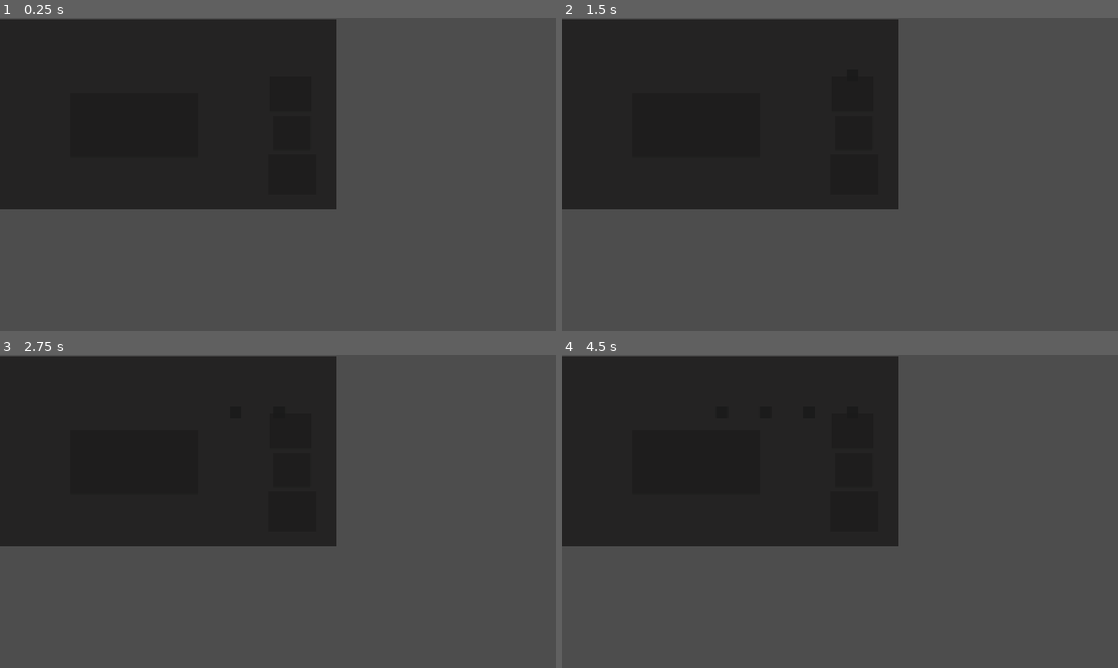
Above: before the commit, frames 1-4 (two rows, left to right).
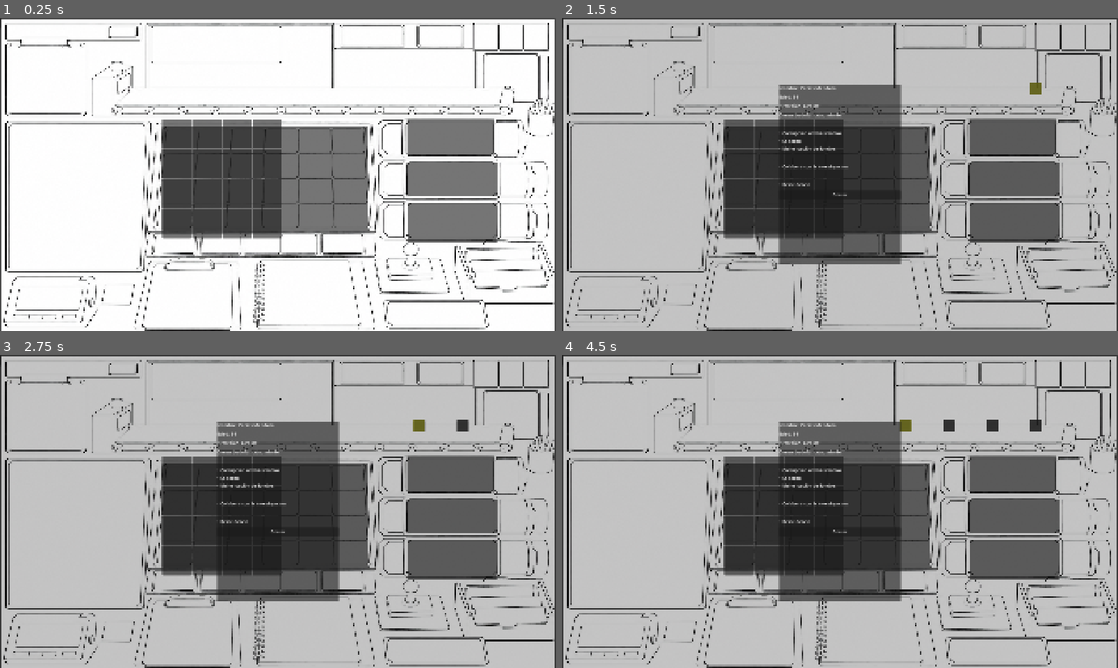
Above: after the commit, the same moments.

Repository: Josedecald/Logistica
Game: Godot game, scene res://scenes/game/Game.tscn
Same seed, same stepped clock (60 frames per second), same inputs: the game is played once before the commit and once after it. This scene is started directly instead of the project's main scene.
Inputs (mouse positions are in pixels of both pictures, inside the frame that each line leads up to; where the layout moved, square brackets give the same spot in the first picture):
- Up to frame 1 (0.25 s): no input
- Up to frame 2 (1.5 s): tap Enter at 0.5 s; drag from (851, 93) to (895, 105) at 0.52 s; click (1045, 89) [862, 74] at 1.25 s
- Up to frame 3 (2.75 s): click (311, 411) at 2.02 s
- Up to frame 4 (4.5 s): click (840, 411) at 2.77 s; click (806, 411) at 3.52 s; click (778, 411) at 4.27 s

The runs differ from the first frame. In frame 1, 95% of the frame differs, in the area x 0-100%, y 0-100%; in frame 2, 80%; in frame 3, 80%; in frame 4, 80%.

Commit message:
Se agrega tablero y sistema de drag & drop en tablero y puertas

Diff:
--- a/Scripts/objects/conveyor.gd
+++ b/Scripts/objects/conveyor.gd
@@ -44,6 +44,15 @@
 		add_child(new_container)
 		conveyor_queue.append(new_container)
 		new_container.position = spawn_point.position
+		var test_file := CaseFile.new()
+		test_file.nombre = "Carlos Mendoza"
+		test_file.edad = 54
+		test_file.profesion = "Alcalde"
+		test_file.causa_defuncion = "Infarto"
+		test_file.incidentes = ["Corrupción administrativa", "Soborno", "Malversación de fondos"]
+		test_file.atenuantes = ["Colaboró con la investigación"]
+		test_file.agravantes = ["Reincidencia"]
+		new_container.case_file = test_file
 		container_created.emit(new_container)
 
 func can_spawn_container() -> bool:
--- a/Scripts/objects/gate.gd
+++ b/Scripts/objects/gate.gd
@@ -5,14 +5,17 @@
 
 @export var destino: Destino = Destino.CIELO
 
-signal gate_clicked(destino: Destino, gate: Gate)
+signal container_drop_requested(container: SoulContainer, gate: Gate)
 
-func _gui_input(event: InputEvent) -> void:
-	if event is InputEventMouseButton and event.pressed and event.button_index == MOUSE_BUTTON_LEFT:
-		gate_clicked.emit(destino, self)
+func _can_drop_data(_at_position: Vector2, data) -> bool:
+	return data is SoulContainer
+
+func _drop_data(_at_position: Vector2, data) -> void:
+	container_drop_requested.emit(data, self)
 
 func receive_container(container: SoulContainer) -> void:
 	var tween := create_tween()
 	tween.tween_property(container, "modulate:a", 0.0, 0.2)
-	tween.parallel().tween_property(container, "scale", Vector2(0.3, 0.3), 0.2)
+	tween.parallel().tween_property(container, "scale", Vector2(0.3, 0.3), 0.2)\
+		.set_trans(Tween.TRANS_BACK).set_ease(Tween.EASE_IN)
 	tween.finished.connect(container.queue_free)
--- a/Scripts/objects/soul_container.gd
+++ b/Scripts/objects/soul_container.gd
@@ -7,6 +7,8 @@
 var container_id := ""
 var state
 var is_selected := false
+
+var current_cell: StorageCell = null
 
 @onready var state_overlay: ColorRect = $StateOverlay
 
@@ -22,3 +24,9 @@
 	is_selected = value
 	state_overlay.visible = is_selected
 	state_overlay.color = Color(1, 1, 0, 0.35)
+
+func _get_drag_data(_at_position: Vector2):
+	var preview := duplicate() as Control
+	preview.modulate.a = 0.6
+	set_drag_preview(preview)
+	return self
--- /dev/null
+++ b/Scripts/objects/storage.gd
@@ -0,0 +1,14 @@
+extends Panel
+class_name Storage
+
+@export var columns := 4
+@export var rows := 4
+@export var storage_cell_scene: PackedScene
+
+@onready var grid: GridContainer = $GridContainer
+
+func _ready() -> void:
+	grid.columns = columns
+	for i in columns * rows:
+		var cell := storage_cell_scene.instantiate() as StorageCell
+		grid.add_child(cell)
--- /dev/null
+++ b/Scripts/objects/storage_cell.gd
@@ -0,0 +1,21 @@
+extends Panel
+class_name StorageCell
+
+signal container_drop_requested(container: SoulContainer, cell: StorageCell)
+
+var current_item: SoulContainer = null
+
+func _can_drop_data(_at_position: Vector2, data) -> bool:
+	return data is SoulContainer and current_item == null
+
+func _drop_data(_at_position: Vector2, data) -> void:
+	container_drop_requested.emit(data, self)
+
+func place_container(container: SoulContainer) -> void:
+	current_item = container
+	container.current_cell = self
+	container.reparent(self)
+	container.position = (size - container.size) / 2.0
+
+func vacate() -> void:
+	current_item = null
--- a/Scripts/systems/game.gd
+++ b/Scripts/systems/game.gd
@@ -5,14 +5,19 @@
 @onready var conveyor: Conveyor = $World/Conveyor
 @onready var gates: Control = $World/Gates
 @onready var windows: Control = $Windows
+@onready var storage: Storage = $World/Storage
 
 var case_file_window: CaseFileWindow
 
 func _ready() -> void:
 	for gate in gates.get_children():
 		if gate is Gate:
-			gate.gate_clicked.connect(_on_gate_clicked)
+			gate.container_drop_requested.connect(_on_gate_drop_requested)
 	conveyor.container_created.connect(_register_container)
+
+	for cell in storage.grid.get_children():
+		if cell is StorageCell:
+			cell.container_drop_requested.connect(_on_storage_drop_requested)
 
 	var case_file_window_scene := preload("res://scenes/ui/case_file_window.tscn")
 	case_file_window = case_file_window_scene.instantiate()
@@ -31,10 +36,18 @@
 	else:
 		selected_container = null
 
-func _on_gate_clicked(destino: Gate.Destino, gate: Gate) -> void:
-	if selected_container == null:
-		return
-	conveyor.remove_container(selected_container)
-	gate.receive_container(selected_container)
+func _on_gate_drop_requested(container: SoulContainer, gate: Gate) -> void:
+	if container.current_cell:
+		container.current_cell.vacate()
+	else:
+		conveyor.remove_container(container)
+
 	case_file_window.visible = false
-	selected_container = null
+	gate.receive_container(container)
+
+func _on_storage_drop_requested(container: SoulContainer, cell: StorageCell) -> void:
+	if container.current_cell:
+		container.current_cell.vacate()
+	else:
+		conveyor.remove_container(container)
+	cell.place_container(container)
--- a/scenes/game/Game.tscn
+++ b/scenes/game/Game.tscn
@@ -3,61 +3,111 @@
 [ext_resource type="Script" uid="uid://c1rhsd15x6fd7" path="res://Scripts/systems/game.gd" id="1_7qcb4"]
 [ext_resource type="PackedScene" uid="uid://d05ijpvodng2f" path="res://scenes/objects/conveyor.tscn" id="1_vrspl"]
 [ext_resource type="PackedScene" uid="uid://gpfau5c8s6dg" path="res://scenes/objects/storage.tscn" id="2_7qcb4"]
+[ext_resource type="Texture2D" uid="uid://dhqiejl3can1c" path="res://assets/sprites/prueba/background.png" id="2_lyhax"]
 [ext_resource type="PackedScene" uid="uid://bp8h4b6ukcwpv" path="res://scenes/objects/gates.tscn" id="3_lyhax"]
 
 [node name="Game" type="Control" unique_id=50478020]
 layout_mode = 3
-anchor_right = 4.0420003
-anchor_bottom = 4.624
-offset_left = -17.0
-offset_top = 1.0
-offset_right = -3484.3843
-offset_bottom = -2341.352
+anchors_preset = 15
+anchor_right = 1.0
+anchor_bottom = 1.0
+grow_horizontal = 2
+grow_vertical = 2
 script = ExtResource("1_7qcb4")
 
 [node name="Background" type="ColorRect" parent="." unique_id=830136191]
-layout_mode = 0
-offset_left = -13.0
-offset_top = 5.0
-offset_right = 1181.0
-offset_bottom = 657.0
-color = Color(0.11, 0.107433334, 0.1056, 0.8352941)
+layout_mode = 1
+anchors_preset = 8
+anchor_left = 0.5
+anchor_top = 0.5
+anchor_right = 0.5
+anchor_bottom = 0.5
+grow_horizontal = 2
+grow_vertical = 2
+mouse_filter = 2
+
+[node name="Sprite2D" type="Sprite2D" parent="Background" unique_id=506848475]
+position = Vector2(1.0000038, 2.4999847)
+scale = Vector2(1.2434895, 1.0498046)
+texture = ExtResource("2_lyhax")
 
 [node name="World" type="Control" parent="." unique_id=716547040]
-anchors_preset = 0
-offset_right = 40.0
-offset_bottom = 40.0
+layout_mode = 1
+anchors_preset = 15
+anchor_right = 1.0
+anchor_bottom = 1.0
+grow_horizontal = 2
+grow_vertical = 2
 
 [node name="Conveyor" parent="World" unique_id=1990395732 instance=ExtResource("1_vrspl")]
 layout_mode = 0
 anchors_preset = 0
 anchor_right = 0.0
 anchor_bottom = 0.0
-offset_left = 0.0
-offset_top = 0.0
 offset_right = 4.0
 offset_bottom = 37.439972
+grow_horizontal = 1
+grow_vertical = 1
+
+[node name="SpawnPoint" parent="World/Conveyor" index="0" unique_id=259935331]
+position = Vector2(1690, 225)
+
+[node name="StopPoint" parent="World/Conveyor" index="1" unique_id=735467379]
+position = Vector2(464, 225)
 
 [node name="Storage" parent="World" unique_id=111381246 instance=ExtResource("2_7qcb4")]
 layout_mode = 0
-offset_left = 258.0
-offset_top = 258.0
-offset_right = 702.0
-offset_bottom = 479.0
+anchors_preset = 0
+anchor_right = 0.0
+anchor_bottom = 0.0
+offset_left = 560.0
+offset_top = 375.0
+offset_right = 1271.0
+offset_bottom = 734.0
+grow_horizontal = 1
+grow_vertical = 1
 
 [node name="Gates" parent="World" unique_id=1350567159 instance=ExtResource("3_lyhax")]
 layout_mode = 0
 
+[node name="HeavenGate" parent="World/Gates" index="0" unique_id=928972340]
+offset_left = 1406.0
+offset_top = 348.0
+offset_right = 1707.0
+offset_bottom = 471.0
+
+[node name="ReincarnationGate" parent="World/Gates" index="1" unique_id=1287267941]
+offset_left = 1405.0
+offset_top = 498.0
+offset_right = 1717.0
+offset_bottom = 615.0
+
+[node name="HellGate" parent="World/Gates" index="2" unique_id=1616760294]
+offset_left = 1408.0
+offset_top = 636.0
+offset_right = 1716.0
+offset_bottom = 776.0
+
 [node name="HUD" type="Control" parent="." unique_id=1362146731]
 layout_mode = 1
-anchor_right = 0.98300004
-anchor_bottom = 0.127
-offset_right = 0.2130127
-offset_bottom = -0.058006287
+anchors_preset = 15
+anchor_right = 1.0
+anchor_bottom = 1.0
+grow_horizontal = 2
+grow_vertical = 2
+mouse_filter = 2
 
 [node name="Windows" type="Control" parent="." unique_id=1079348094]
-anchors_preset = 0
-offset_right = 40.0
-offset_bottom = 40.0
+layout_mode = 1
+anchors_preset = 15
+anchor_right = 1.0
+anchor_bottom = 1.0
+grow_horizontal = 2
+grow_vertical = 2
+mouse_filter = 2
 
 [node name="Managers" type="Node" parent="." unique_id=2040988500]
+
+[editable path="World/Conveyor"]
+[editable path="World/Storage"]
+[editable path="World/Gates"]
--- a/scenes/objects/conveyor.tscn
+++ b/scenes/objects/conveyor.tscn
@@ -4,13 +4,11 @@
 [ext_resource type="PackedScene" uid="uid://bf472kpobkjmg" path="res://scenes/objects/soul_container.tscn" id="2_ooh5n"]
 
 [node name="Conveyor" type="Panel" unique_id=1990395732]
-anchors_preset = -1
+anchors_preset = 15
 anchor_right = 1.0
-anchor_bottom = 0.47000003
-offset_left = 1.0
-offset_top = 152.0
-offset_right = 5.0
-offset_bottom = 189.43997
+anchor_bottom = 1.0
+grow_horizontal = 2
+grow_vertical = 2
 script = ExtResource("1_rukxg")
 spawn_interval = 1.0
 container_spacing = 30.0
--- a/scenes/objects/storage.tscn
+++ b/scenes/objects/storage.tscn
@@ -1,7 +1,21 @@
 [gd_scene format=3 uid="uid://gpfau5c8s6dg"]
 
+[ext_resource type="Script" uid="uid://c4ho1kislb8qm" path="res://Scripts/objects/storage.gd" id="1_0nvm7"]
+[ext_resource type="PackedScene" uid="uid://dwoouauy4e2ql" path="res://scenes/objects/storage_cell.tscn" id="2_1iyo6"]
+
 [node name="Storage" type="Panel" unique_id=111381246]
-offset_left = 33.0
-offset_top = 195.0
-offset_right = 888.0
-offset_bottom = 599.0
+anchors_preset = 15
+anchor_right = 1.0
+anchor_bottom = 1.0
+grow_horizontal = 2
+grow_vertical = 2
+script = ExtResource("1_0nvm7")
+storage_cell_scene = ExtResource("2_1iyo6")
+
+[node name="GridContainer" type="GridContainer" parent="." unique_id=519227052]
+layout_mode = 1
+anchors_preset = 15
+anchor_right = 1.0
+anchor_bottom = 1.0
+grow_horizontal = 2
+grow_vertical = 2
--- /dev/null
+++ b/scenes/objects/storage_cell.tscn
@@ -0,0 +1,9 @@
+[gd_scene format=3 uid="uid://dwoouauy4e2ql"]
+
+[ext_resource type="Script" uid="uid://d5oxkpk3unll" path="res://Scripts/objects/storage_cell.gd" id="1_5iefx"]
+
+[node name="storage_cell" type="Panel" unique_id=1928557265]
+custom_minimum_size = Vector2(100, 100)
+offset_right = 40.0
+offset_bottom = 40.0
+script = ExtResource("1_5iefx")
--- a/scenes/ui/case_file_window.tscn
+++ b/scenes/ui/case_file_window.tscn
@@ -22,15 +22,27 @@
 color = Color(0, 0, 0, 0.23137255)
 
 [node name="CenterContainer" type="CenterContainer" parent="." unique_id=321939654]
-layout_mode = 0
-offset_right = 40.0
-offset_bottom = 40.0
+layout_mode = 1
+anchors_preset = 15
+anchor_right = 1.0
+anchor_bottom = 1.0
+grow_horizontal = 2
+grow_vertical = 2
 
 [node name="PanelContainer" type="PanelContainer" parent="CenterContainer" unique_id=1718226450]
+custom_minimum_size = Vector2(420, 620)
 layout_mode = 2
+
+[node name="MarginContainer" type="MarginContainer" parent="CenterContainer/PanelContainer" unique_id=1839154516]
+layout_mode = 2
+theme_override_constants/margin_left = 20
+theme_override_constants/margin_top = 20
+theme_override_constants/margin_right = 20
+theme_override_constants/margin_bottom = 20
 
 [node name="VBoxContainer" type="VBoxContainer" parent="CenterContainer/PanelContainer" unique_id=1540641117]
 layout_mode = 2
+theme_override_constants/separation = 8
 
 [node name="NombreLabel" type="Label" parent="CenterContainer/PanelContainer/VBoxContainer" unique_id=1106520808]
 layout_mode = 2
@@ -64,3 +76,5 @@
 
 [node name="CloseButton" type="Button" parent="CenterContainer/PanelContainer/VBoxContainer" unique_id=693901103]
 layout_mode = 2
+text = "Cerrar
+"
Not shown, added: Scripts/objects/storage.gd.uid
Not shown, added: Scripts/objects/storage_cell.gd.uid
Binary file added: assets/sprites/prueba/background.png
Not shown, added: assets/sprites/prueba/background.png.import
Binary file added: assets/sprites/prueba/conveyor.png
Not shown, added: assets/sprites/prueba/conveyor.png.import
